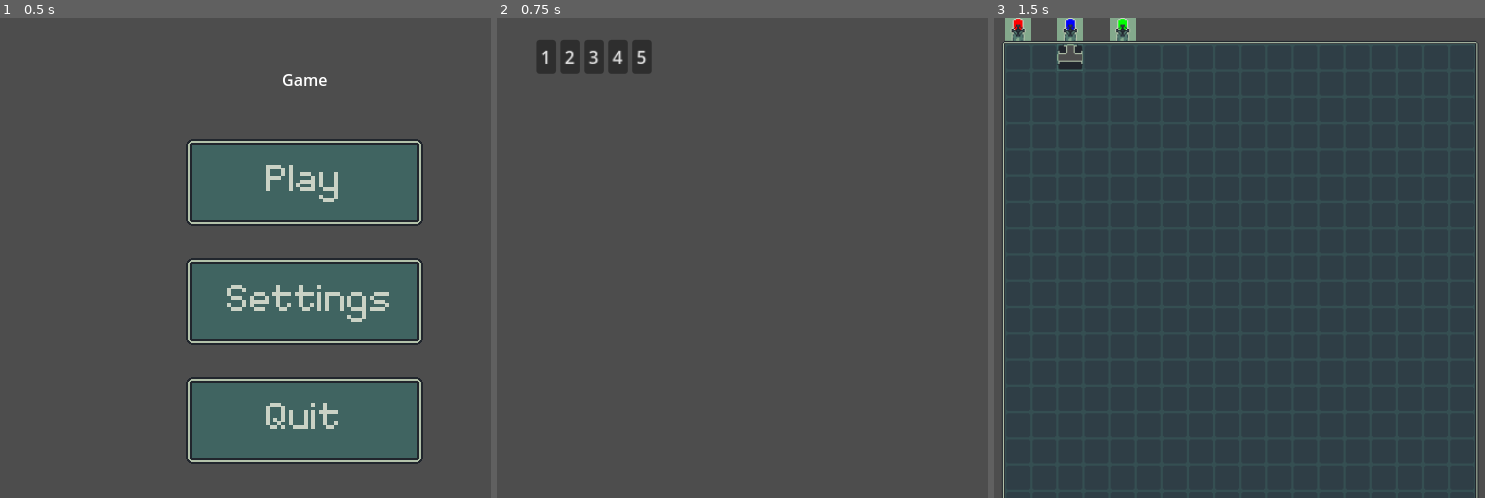
Above: before the commit, frames 1-3 (left to right).
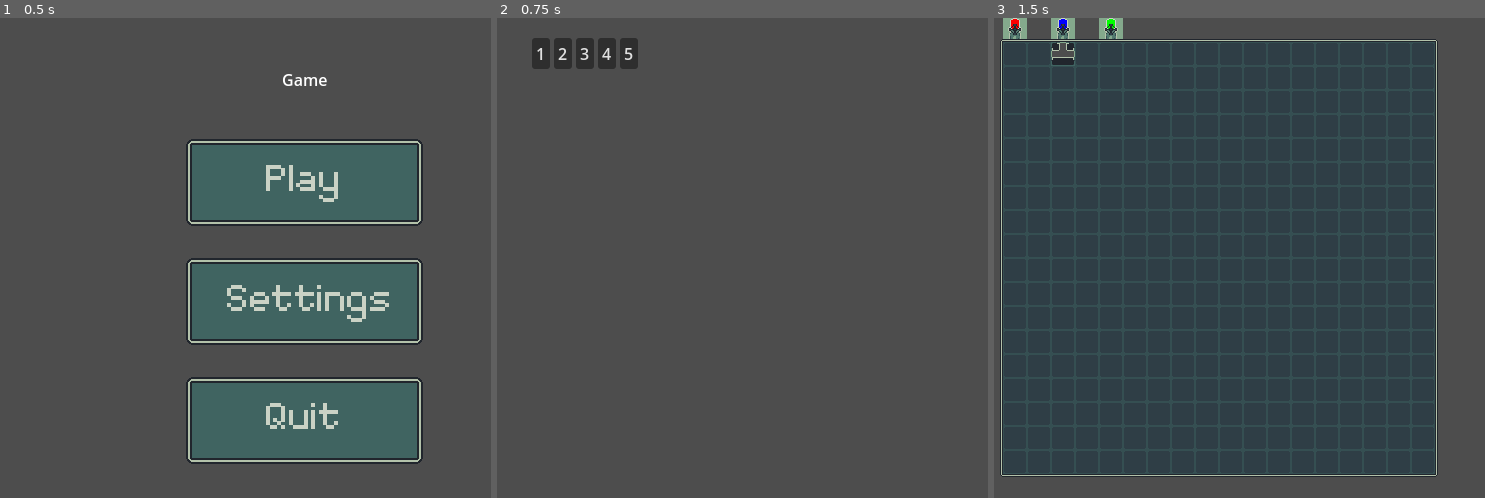
Above: after the commit, the same moments.

Repository: feargrinn/spacejam2024
Game: Godot game, scene res://node_2d.tscn
Same seed, same stepped clock (60 frames per second), same inputs: the game is played once before the commit and once after it.
Inputs (mouse positions are in pixels of both pictures, inside the frame that each line leads up to):
- Up to frame 1 (0.5 s): no input
- Up to frame 2 (0.75 s): click (801, 181) at 0.5 s
- Up to frame 3 (1.5 s): click "1" at 1.25 s

Frame 1 is identical in both runs. In frame 2, 1.0% of the frame differs, in the area x 7-32%, y 4-12%; in frame 3, 14%, in the area x 1-99%, y 0-100%.

Commit message:
Hopefully this time mergable tile placing

Diff:
--- a/Map.gd
+++ b/Map.gd
@@ -12,6 +12,11 @@
 
 var tiles = []
 var number_of_tiles: int
+
+var current_tile = null;
+var left_mouse_was_pressed = false;
+var right_mouse_was_pressed = false;
+var tile = null;
 
 func fill_map():
 	number_of_tiles = 20
@@ -49,12 +54,56 @@
 	remove_child(tiles[ix][iy])
 	init_tile_at(tile, ix, iy, rot)
 
+func _mouse_position_to_coordinates():
+	#tile.position = position + Vector2(
+	#	(ix + 0.5) * Globals.TILE_SIZE,
+	#	(iy + 0.5) * Globals.TILE_SIZE
+	#)
+	var vec = get_global_mouse_position() - position
+	var x = vec[0]/Globals.TILE_SIZE;
+	var y = vec[1]/Globals.TILE_SIZE;
+	return [x,y]
+
 # Called every frame. 'delta' is the elapsed time since the previous frame.
 func _process(_delta):
-	#if Input.is_mouse_button_pressed(MOUSE_BUTTON_LEFT):
-		#position = get_global_mouse_position();
-		#if (get_global_mouse_position() - position).length() < 32:
-		#	position = get_global_mouse_position()
+	if Input.is_mouse_button_pressed(MOUSE_BUTTON_LEFT) and left_mouse_was_pressed and tile != null:
+		tile.position = get_global_mouse_position()
+	if Input.is_mouse_button_pressed(MOUSE_BUTTON_RIGHT) and right_mouse_was_pressed == false and tile != null:
+		right_mouse_was_pressed = true;
+		tile.rotate_right()
+	if Input.is_action_just_released("RMB"):
+		right_mouse_was_pressed = false
+	if Input.is_mouse_button_pressed(MOUSE_BUTTON_LEFT) and left_mouse_was_pressed == false:
+		left_mouse_was_pressed = true
+		print(current_tile)
+		match current_tile:
+			null:
+				pass
+			1:
+				tile = StraightTile.new()
+				tile.position = get_global_mouse_position()
+				add_child(tile)
+			2:
+				tile = TTile.new()
+				tile.position = get_global_mouse_position()
+				add_child(tile)
+			3:
+				tile = BendTile.new()
+				tile.position = get_global_mouse_position()
+				add_child(tile)
+			3:
+				tile = BendTile.new()
+				tile.position = get_global_mouse_position()
+				add_child(tile)
+
+	if Input.is_action_just_released("LMB"):
+		left_mouse_was_pressed = false
+		if tile != null:
+			var position = _mouse_position_to_coordinates()
+			remove_child(tile)
+			if position[0] >= 0 and position[0] < 20 and position[1] >= 0 and position[1] < 20:
+				set_tile_at(tile, position[0], position[1], 0);
+			tile = null;
 	pass
 
 func update_at(x: int, y: int):
--- a/TilePlacing.gd
+++ b/TilePlacing.gd
@@ -1,63 +1,19 @@
 extends MarginContainer
 
-var current_tile = null;
-var left_mouse_was_pressed = false;
-var right_mouse_was_pressed = false;
-var tile = null;
 # Called when the node enters the scene tree for the first time.
 func _ready():
 	pass # Replace with function body.
 
-func _mouse_position_to_coordinates():
-	#tile.position = position + Vector2(
-	#	(ix + 0.5) * Globals.TILE_SIZE,
-	#	(iy + 0.5) * Globals.TILE_SIZE
-	#)
-	var vec = get_global_mouse_position() - $"../Map".position
-	var x = vec[0]/Globals.TILE_SIZE;
-	var y = vec[1]/Globals.TILE_SIZE;
-	return [x,y]
+
 
 # Called every frame. 'delta' is the elapsed time since the previous frame.
 func _process(_delta):
-	if Input.is_mouse_button_pressed(MOUSE_BUTTON_LEFT) and left_mouse_was_pressed and tile != null:
-		tile.position = get_global_mouse_position()
-	if Input.is_mouse_button_pressed(MOUSE_BUTTON_RIGHT) and right_mouse_was_pressed == false and tile != null:
-		right_mouse_was_pressed = true;
-		tile.rotate_right()
-	if Input.is_action_just_released("RMB"):
-		right_mouse_was_pressed = false
-	if Input.is_mouse_button_pressed(MOUSE_BUTTON_LEFT) and left_mouse_was_pressed == false:
-		left_mouse_was_pressed = true
-		print(current_tile)
-		match current_tile:
-			null:
-				pass
-			1:
-				tile = TTile.new()
-				tile.position = get_global_mouse_position()
-				$"../Map".add_child(tile)
-			2:
-				tile = TTile.new()
-				tile.position = get_global_mouse_position()
-				$"../Map".add_child(tile)
-			3:
-				tile = BendTile.new()
-				tile.position = get_global_mouse_position()
-				$"../Map".add_child(tile)
-
-	if Input.is_action_just_released("LMB") and tile != null:
-		left_mouse_was_pressed = false
-		var position = _mouse_position_to_coordinates()
-		$"../Map".remove_child(tile)
-		if position[0] >= 0 and position[0] < 20 and position[1] >= 0 and position[1] < 20:
-			$"../Map".set_tile_at(tile, position[0], position[1], 0);
-		tile = null;
+	pass
 
 
 func _on_mouse_entered_tile(extra_arg_0):
-	current_tile = extra_arg_0
+	get_parent().get_child(2).current_tile = extra_arg_0
 
 
 func _on_i_mouse_exited():
-	current_tile = null
+	get_parent().get_child(2).current_tile = null
--- a/game.tscn
+++ b/game.tscn
@@ -1,9 +1,13 @@
-[gd_scene load_steps=2 format=3 uid="uid://fhmwenm3h7c7"]
+[gd_scene load_steps=7 format=3 uid="uid://fhmwenm3h7c7"]
 
 [ext_resource type="Script" path="res://game.gd" id="1_f0dd8"]
+[ext_resource type="Script" path="res://TilePlacing.gd" id="2_l2akx"]
+[ext_resource type="Texture2D" uid="uid://cfdmd88oi42as" path="res://images/tile_24x24_I.png" id="2_p8dm2"]
+[ext_resource type="Texture2D" uid="uid://bmcl8la7yqftj" path="res://images/tile_24x24_T.png" id="4_ki1wh"]
+[ext_resource type="Texture2D" uid="uid://bhyu5wlj0fgaf" path="res://images/tile_24x24_L.png" id="5_clsa2"]
+[ext_resource type="Texture2D" uid="uid://brvo77uobf1cx" path="res://images/tile_24x24_cross.png" id="6_5nono"]
 
 [node name="Game" type="Node2D"]
-scale = Vector2(1.08821, 1.0947)
 script = ExtResource("1_f0dd8")
 
 [node name="LeverPicker" type="MarginContainer" parent="."]
@@ -189,8 +193,57 @@
 size_flags_horizontal = 3
 text = "5"
 
+[node name="TilePicker" type="MarginContainer" parent="."]
+visible = false
+anchors_preset = 15
+anchor_right = 1.0
+anchor_bottom = 1.0
+offset_left = 480.0
+offset_right = 640.0
+offset_bottom = 480.0
+grow_horizontal = 2
+grow_vertical = 2
+size_flags_horizontal = 3
+size_flags_vertical = 3
+script = ExtResource("2_l2akx")
+
+[node name="VBoxContainer" type="VBoxContainer" parent="TilePicker"]
+layout_mode = 2
+
+[node name="TextureRect" type="TextureRect" parent="TilePicker/VBoxContainer"]
+layout_mode = 2
+size_flags_vertical = 3
+texture = ExtResource("2_p8dm2")
+stretch_mode = 3
+
+[node name="TextureRect2" type="TextureRect" parent="TilePicker/VBoxContainer"]
+layout_mode = 2
+size_flags_vertical = 3
+texture = ExtResource("4_ki1wh")
+stretch_mode = 3
+
+[node name="TextureRect3" type="TextureRect" parent="TilePicker/VBoxContainer"]
+layout_mode = 2
+size_flags_vertical = 3
+texture = ExtResource("5_clsa2")
+stretch_mode = 3
+
+[node name="TextureRect4" type="TextureRect" parent="TilePicker/VBoxContainer"]
+layout_mode = 2
+size_flags_vertical = 3
+texture = ExtResource("6_5nono")
+stretch_mode = 3
+
 [connection signal="pressed" from="LeverPicker/Rows/Columns/Level" to="." method="_on_level_pressed" binds= [1]]
 [connection signal="pressed" from="LeverPicker/Rows/Columns/Level2" to="." method="_on_level_pressed" binds= [2]]
 [connection signal="pressed" from="LeverPicker/Rows/Columns/Level3" to="." method="_on_level_pressed" binds= [3]]
 [connection signal="pressed" from="LeverPicker/Rows/Columns/Level4" to="." method="_on_level_pressed" binds= [4]]
 [connection signal="pressed" from="LeverPicker/Rows/Columns/Level5" to="." method="_on_level_pressed" binds= [5]]
+[connection signal="mouse_entered" from="TilePicker/VBoxContainer/TextureRect" to="TilePicker" method="_on_mouse_entered_tile" binds= [1]]
+[connection signal="mouse_exited" from="TilePicker/VBoxContainer/TextureRect" to="TilePicker" method="_on_i_mouse_exited"]
+[connection signal="mouse_entered" from="TilePicker/VBoxContainer/TextureRect2" to="TilePicker" method="_on_mouse_entered_tile" binds= [2]]
+[connection signal="mouse_exited" from="TilePicker/VBoxContainer/TextureRect2" to="TilePicker" method="_on_i_mouse_exited"]
+[connection signal="mouse_entered" from="TilePicker/VBoxContainer/TextureRect3" to="TilePicker" method="_on_mouse_entered_tile" binds= [3]]
+[connection signal="mouse_exited" from="TilePicker/VBoxContainer/TextureRect3" to="TilePicker" method="_on_i_mouse_exited"]
+[connection signal="mouse_entered" from="TilePicker/VBoxContainer/TextureRect4" to="TilePicker" method="_on_mouse_entered_tile" binds= [4]]
+[connection signal="mouse_exited" from="TilePicker/VBoxContainer/TextureRect4" to="TilePicker" method="_on_i_mouse_exited"]
